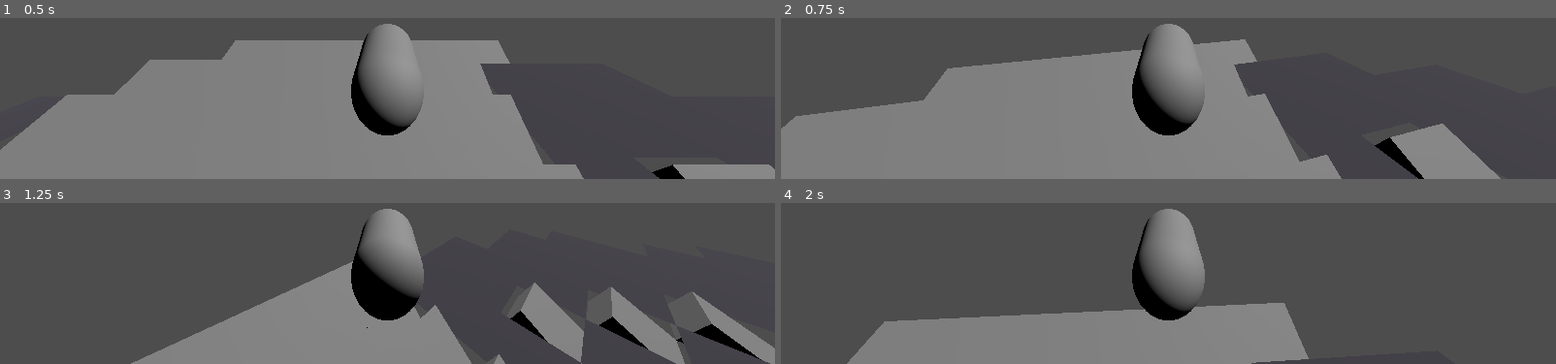
Above: before the commit, frames 1-4 (two rows, left to right).
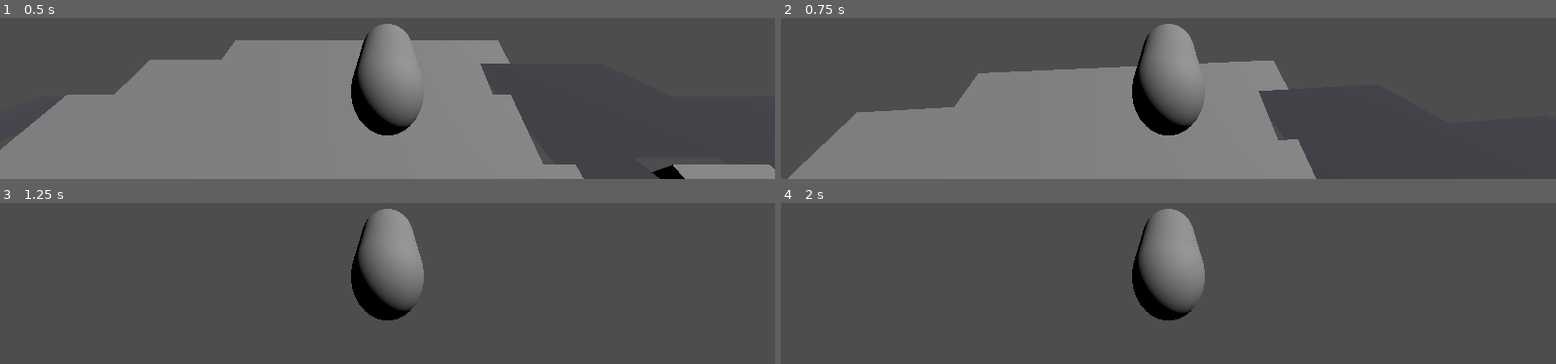
Above: after the commit, the same moments.

Repository: Carth501/survivors-of-reef-and-tide
Game: Godot game, scene res://scenes/world.tscn
Same seed, same stepped clock (60 frames per second), same inputs: the game is played once before the commit and once after it.
Inputs (mouse positions are in pixels of both pictures, inside the frame that each line leads up to):
- Up to frame 1 (0.5 s): no input
- Up to frame 2 (0.75 s): tap Enter at 0.5 s; move the mouse to (outside the picture) at 0.52 s; hold W (forward) from 0.53 s (still down); hold Shift (ascend) from 0.53 s (still down)
- Up to frame 3 (1.25 s): keep holding W (forward); keep holding Shift (ascend)
- Up to frame 4 (2 s): keep holding W (forward); move the mouse to (outside the picture) at 1.27 s; release Shift (ascend) at 1.28 s; tap Shift (ascend) at 1.35 s

Frame 1 is identical in both runs. In frame 2, 11% of the frame differs, in the area x 0-93%, y 13-100%; in frame 3, 21%, in the area x 16-100%, y 10-100%; in frame 4, 18%.

Commit message:
Adjust player physics parameters for improved movement responsiveness

Diff:
--- a/scenes/player.tscn
+++ b/scenes/player.tscn
@@ -10,7 +10,8 @@
 axis_lock_angular_x = true
 axis_lock_angular_z = true
 gravity_scale = 0.0
-linear_damp = 16.712
+linear_damp = 7.962
+angular_damp = 18.25
 script = ExtResource("1_3vyb7")
 
 [node name="MeshInstance3D" type="MeshInstance3D" parent="." unique_id=629645441]
--- a/scripts/player.gd
+++ b/scripts/player.gd
@@ -19,7 +19,7 @@
 		velocity += Vector3.UP
 	if Input.is_action_pressed("descend"):
 		velocity += Vector3.DOWN
-	velocity = velocity.normalized() * 50.0
+	velocity = velocity.normalized() * 100.0
 	# rotate the velocity vector to be relative to the player's current orientation
 	velocity = transform.basis * velocity
 	apply_central_force(velocity)
@@ -32,6 +32,6 @@
 
 func _on_mouse_motion(event: InputEventMouseMotion) -> void:
 	# the camera is static, relative to the player, so we only rotate the player, not the camera
-	var rotation_speed = 0.005
+	var rotation_speed = 0.01
 	print("Mouse motion: ", event.relative)
 	apply_torque_impulse(Vector3.UP * -event.relative.x * rotation_speed)
